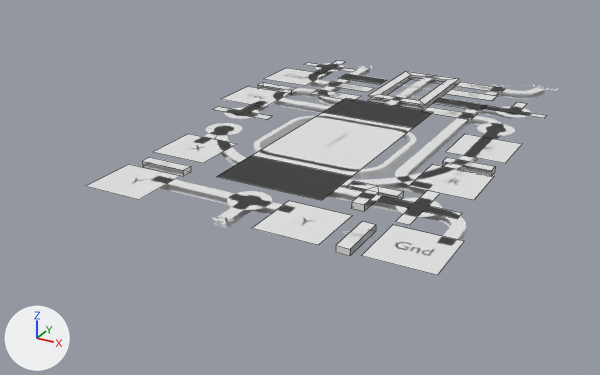
Two versions of the Blender file primitives/nand3s/nand3s.blend, one commit apart.
Before and after are seen from a 50 mm lens placed at (5.85, -12.4, 4.95), pointed at (-0.52, -0.82, -0.84). The axes (+X, +Y, +Z) are drawn at lower left. The lights are the same throughout. Mesh edges are drawn as thin lines on the coarser meshes.
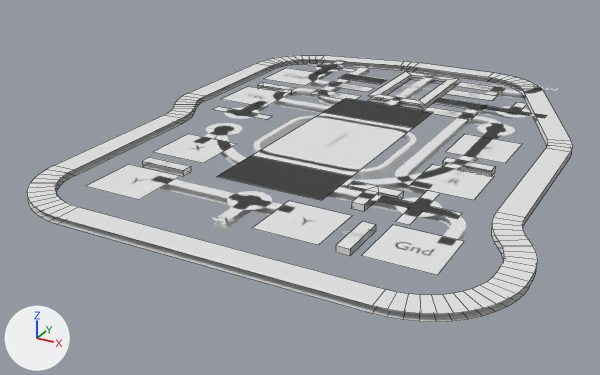
Boxes (x1, y1, x2, y2) around the edits, measured in the pictures (600 x 375 px):
'barrier', added: after (27, 55, 573, 322)

What the commit changed:
Mesh me_plane_011 is new.
It has 148 vertices, 74 faces and spans x -3.6..3.9, y -4.8..4.7, z -0.1..0.0.
Object 'barrier' (ob_barrier) is new; it shows me_plane_011.
Its location is (0.0, 0.0, 0.0).
It gains a SOLIDIFY modifier named 'Solidify'.
Modifier setting: solidify_mode = 'NON_MANIFOLD'.
Modifier setting: thickness = 0.4.
Modifier setting: offset = 0.0.
Modifier setting: use_rim_only = True.
Modifier setting: nonmanifold_boundary_mode = 'ROUND'.
